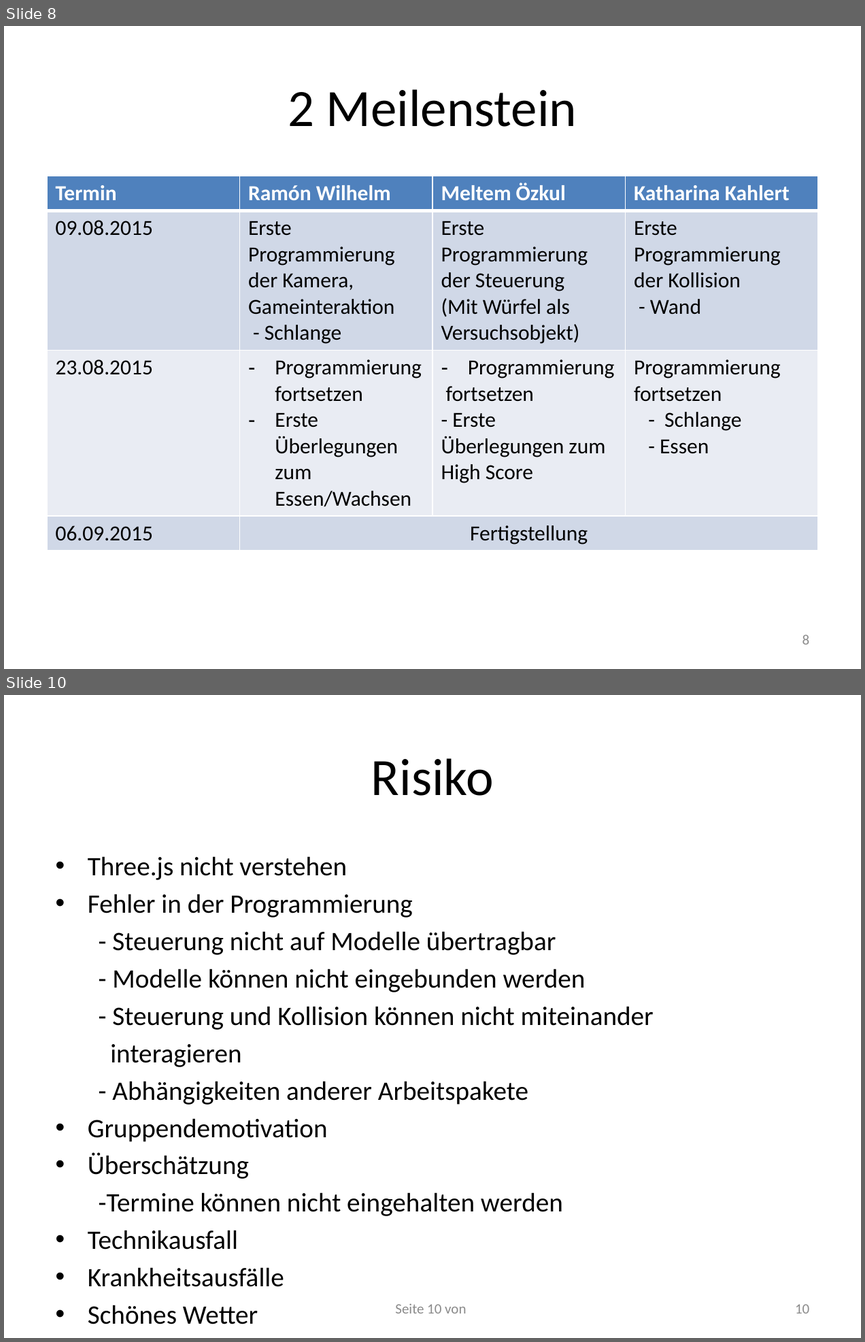
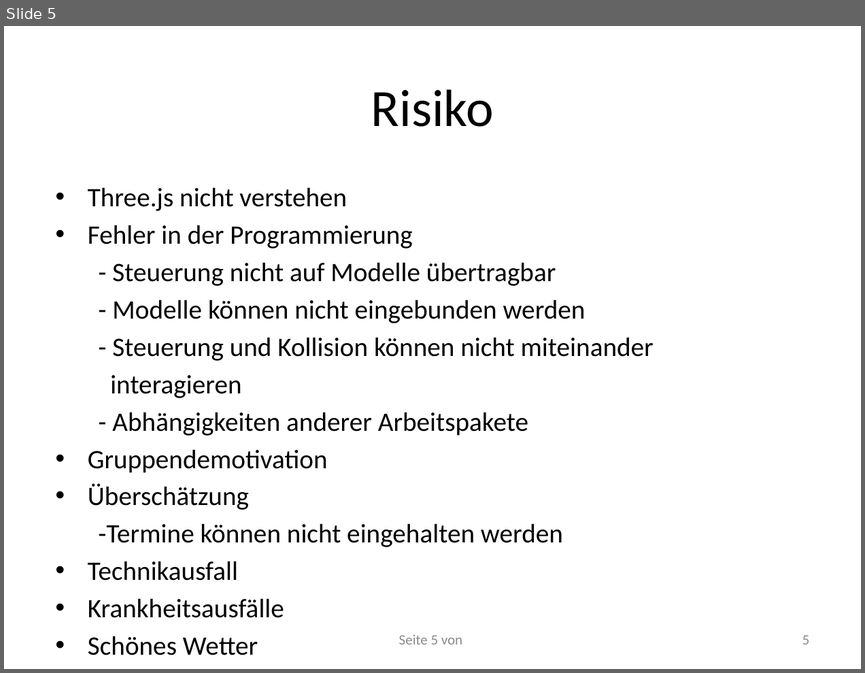
Before and after one commit to RamoramaInteractive/GDV-Projekt, a slide deck: Planungspraesentation-Mitte Juni/Planungspräsentation VálaKathi. 1.pptx. Shown one above the other, each under a label of ours: slides 8 and 10 before the commit, slide 5 after it; the slides between them are not shown. The pictures are 865x1342 and 865x673 pixels, drawn with LibreOffice and Linux fonts; fonts in the diff are those of the drawing. Boxes give left, top, right and bottom in pixels: in the first picture for what was removed or moved away, otherwise in the second. Text is boxed around its words. In the diff, an @@ line names an element or a change of style, - is before the commit and + after.

```diff
--- a/Planungspraesentation-Mitte Juni/Planungspräsentation VálaKathi. 1.pptx
+++ b/Planungspraesentation-Mitte Juni/Planungspräsentation VálaKathi. 1.pptx
@@ slide 8 removed at (x1=4, y1=26, x2=861, y2=669), background #FFFFFF @@
@@ title removed at (x1=288, y1=89, x2=577, y2=127) @@
-2 Meilenstein
@@ table removed at (x1=47, y1=176, x2=818, y2=547), 4 rows, 4 columns @@
-Termin | Ramón Wilhelm | Meltem Özkul | Katharina Kahlert
-09.08.2015 | Erste Programmierung der Kamera, / Gameinteraktion / - Schlange | Erste Programmierung der Steuerung / (Mit Würfel als Versuchsobjekt) | Erste Programmierung der Kollision / - Wand
-23.08.2015 | Programmierung fortsetzen / Erste Überlegungen zum Essen/Wachsen | Programmierung / fortsetzen / - Erste Überlegungen zum High Score | Programmierung fortsetzen / - Schlange / - Essen
-06.09.2015 | Fertigstellung |  | 
@@ page number removed at (x1=802, y1=635, x2=810, y2=644) @@
-8
@@ what was slide 10 is now slide 5 @@
@@ page number at (x1=399, y1=635, x2=462, y2=644): text changed @@
-Seite 10 von
+Seite 5 von
@@ page number at (x1=802, y1=635, x2=810, y2=644): text changed @@
-10
+5
```
Also in this commit, not shown: 1 slide changed, 4 other slides removed.
